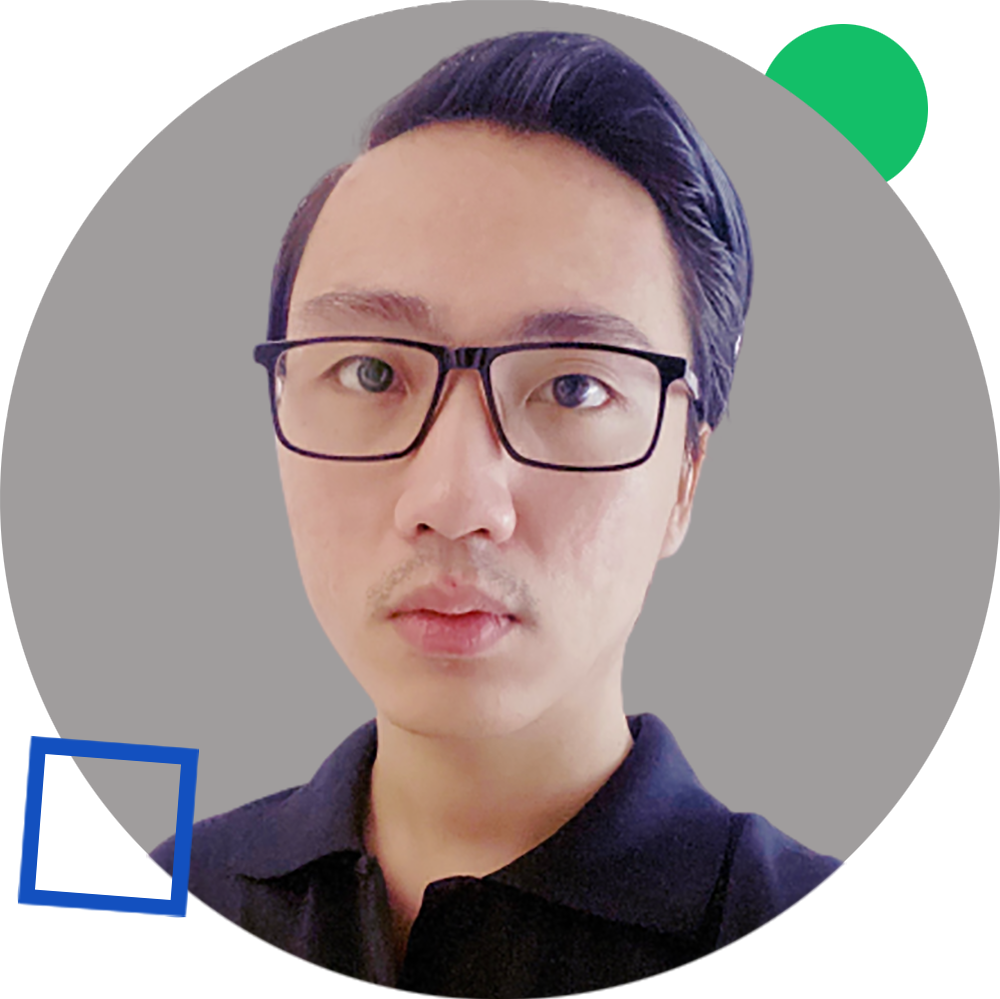
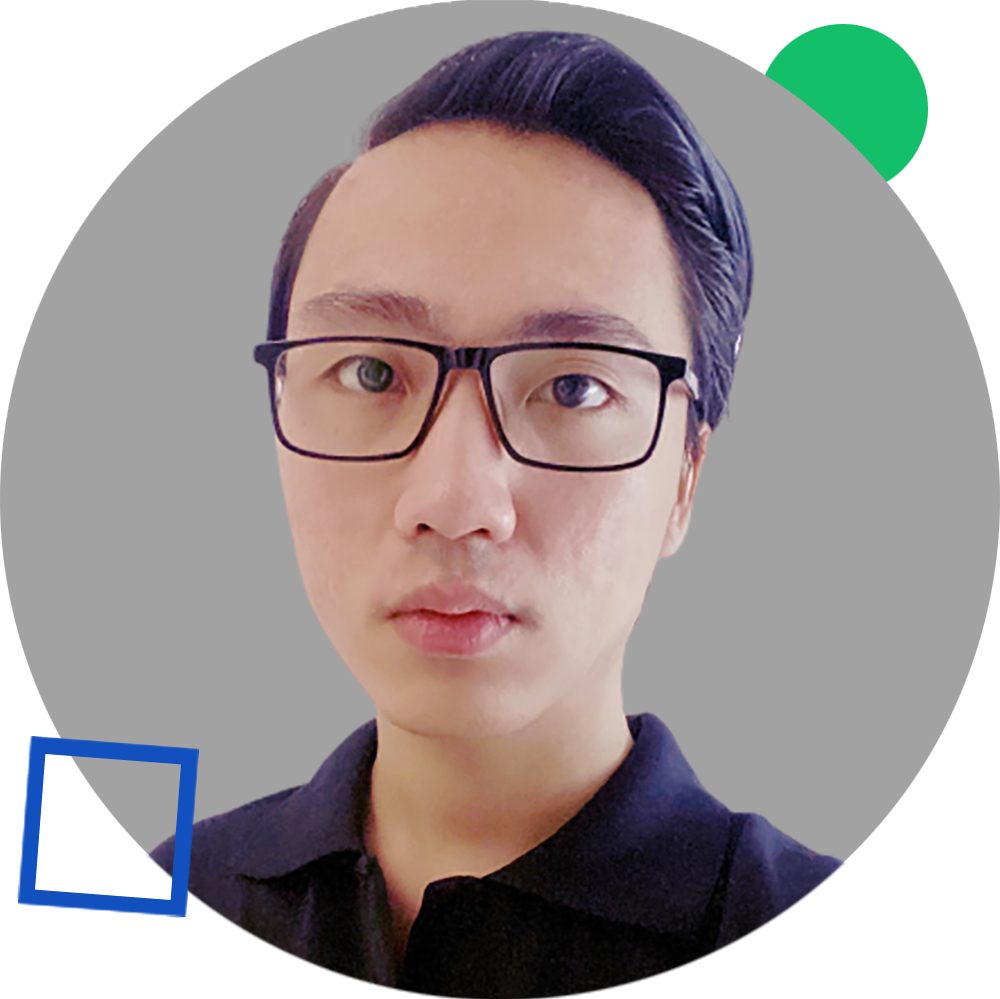
The second (1000, 999) image is a revision of the first. Changes to its layers:
renamed "Hue/Saturation 1" to "Brightness/Contrast 1", painted on it over (146, 27, 847, 999)
